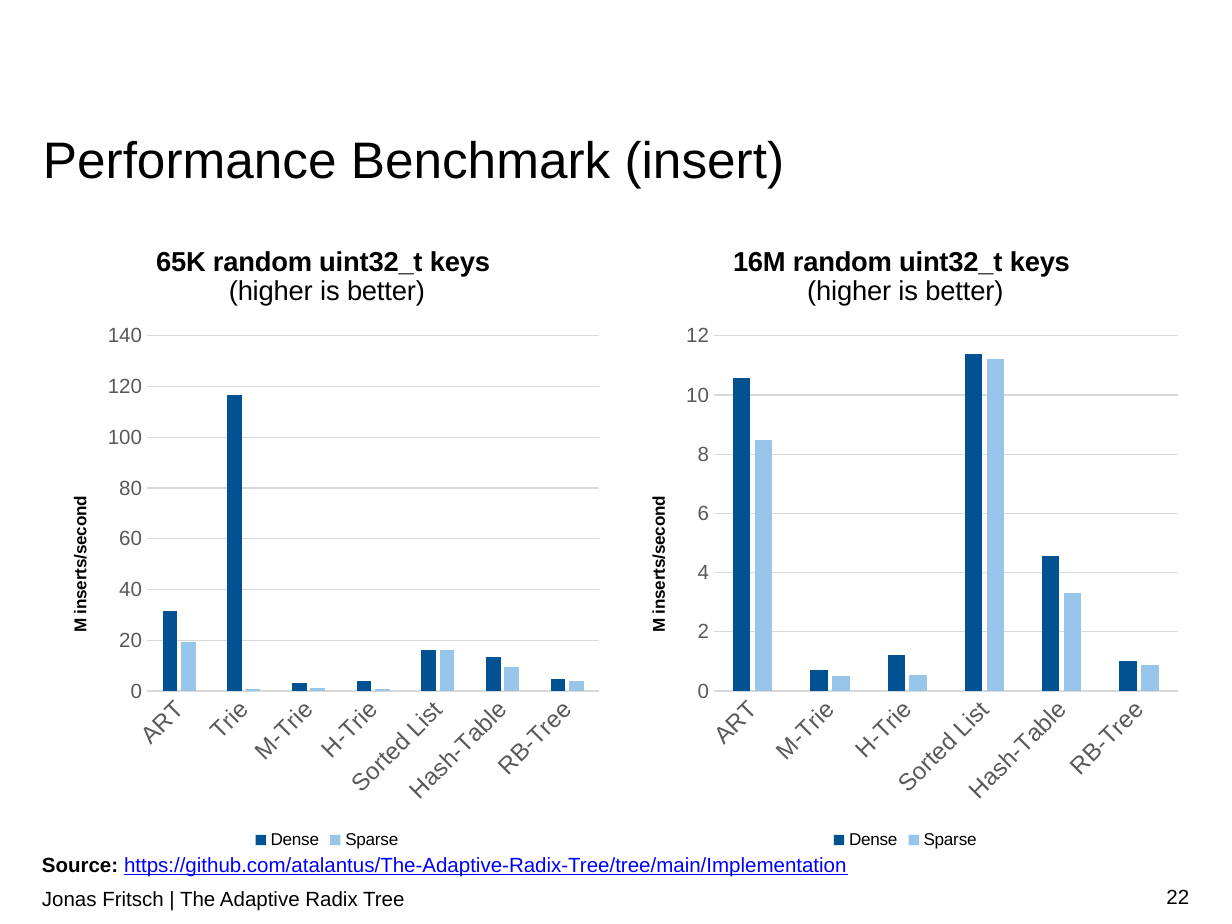
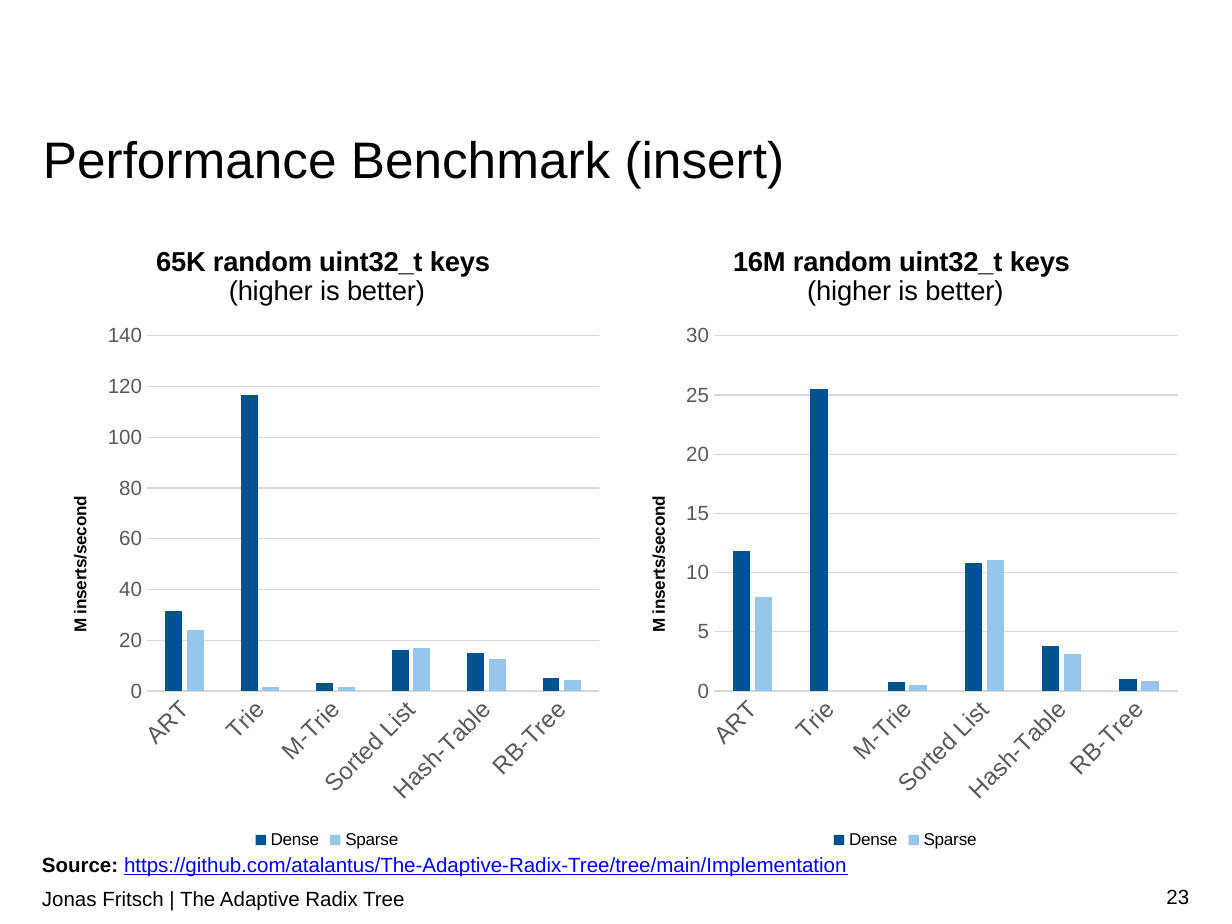
Before and after one commit to atalantus/The-Adaptive-Radix-Tree, a slide deck: slide 23 of Presentation/The Adaptive Radix Tree.pptx (slide 22 before the commit). Drawn at 1232x924 pixels with LibreOffice and Linux fonts; fonts in the diff are those of the drawing; background and template pictures are left out. Boxes give left, top, right and bottom in pixels: in the first picture for what was removed or moved away, otherwise in the second. Text is boxed around its words. In the diff, an @@ line names an element or a change of style, - is before the commit and + after.

Commit message:
Update Presentation

```diff
--- a/Presentation/The Adaptive Radix Tree.pptx
+++ b/Presentation/The Adaptive Radix Tree.pptx
@@ column chart at (43, 222, 611, 855) @@
-categories: ART, Trie, M-Trie, H-Trie, Sorted List, Hash-Table, RB-Tree
+categories: ART, Trie, M-Trie, Sorted List, Hash-Table, RB-Tree
-Dense: 31, 117, 3, 4, 16, 13, 5
+Dense: 31, 117, 3, 16, 15, 5
-Sparse: 19, 1, 1, 1, 16, 9, 4
+Sparse: 24, 2, 1, 17, 13, 4
@@ column chart at (621, 222, 1189, 855) @@
-categories: ART, M-Trie, H-Trie, Sorted List, Hash-Table, RB-Tree
+categories: ART, Trie, M-Trie, Sorted List, Hash-Table, RB-Tree
-Dense: 10.6, 0.7, 1.2, 11.4, 4.6, 1
+Dense: 11.8, 25.5, 0.7, 10.8, 3.8, 1
-Sparse: 8.5, 0.5, 0.5, 11.2, 3.3, 0.9
+Sparse: 7.9, -, 0.5, 11.1, 3.1, 0.8
@@ page number at (1166, 889, 1189, 905): text changed @@
-22
+23
```
Also in this commit, not shown: 7 other slides changed, 1 slide added, 1 other file.
